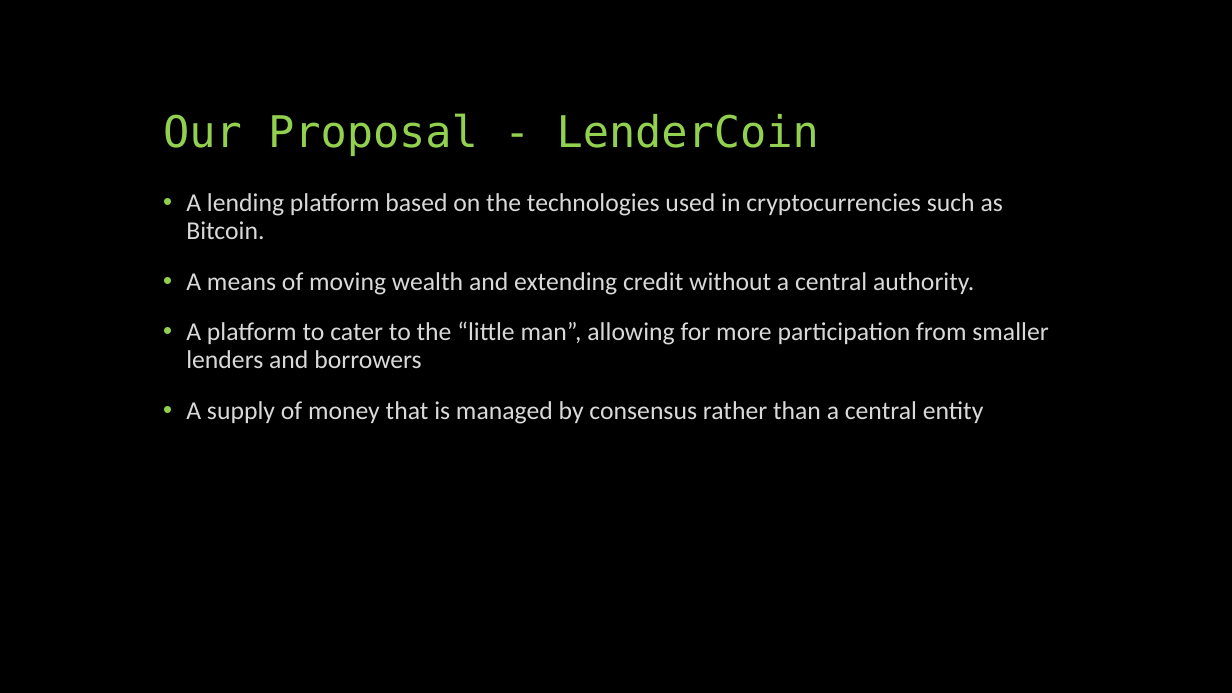
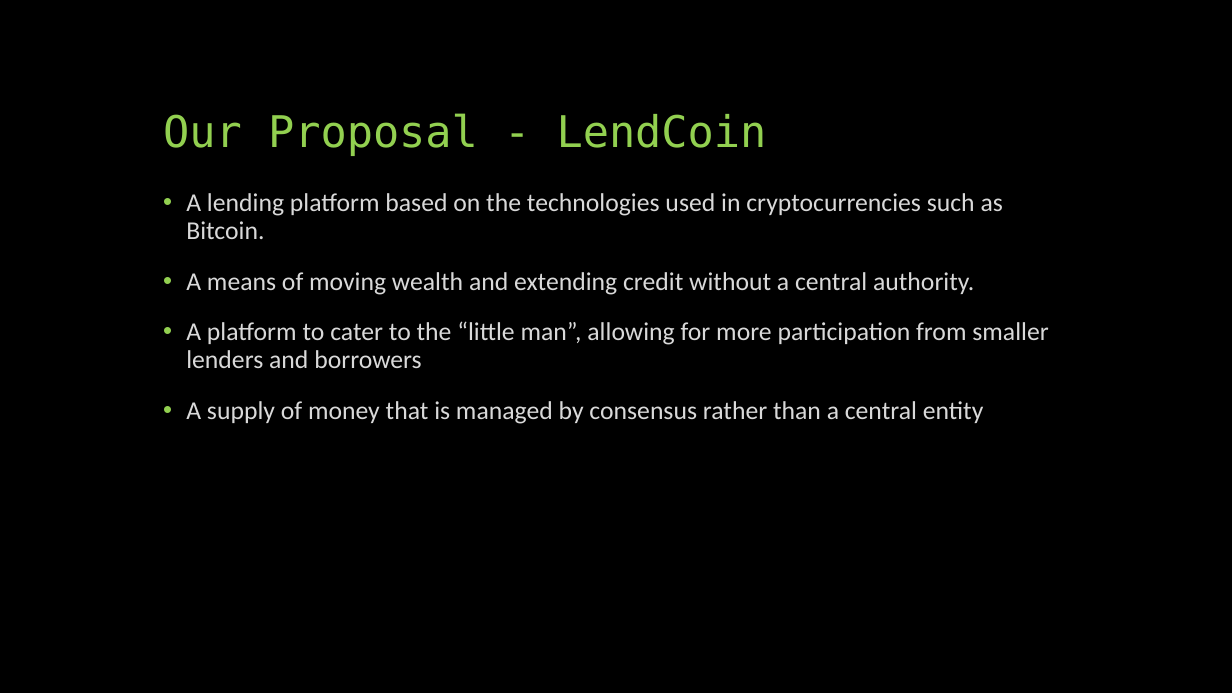
Before and after one commit to cowboy63/LendCoin, a slide deck: slide 3 of LendCoin.pptx. Drawn at 1232x693 pixels with LibreOffice and Linux fonts; fonts in the diff are those of the drawing. Boxes give left, top, right and bottom in pixels: in the first picture for what was removed or moved away, otherwise in the second. Text is boxed around its words. In the diff, an @@ line names an element or a change of style, - is before the commit and + after.

```diff
--- a/LendCoin.pptx
+++ b/LendCoin.pptx
@@ title at [163, 113, 767, 156]: text changed @@
-Our Proposal - LenderCoin
+Our Proposal - LendCoin
```
Also in this commit, not shown: 3 other slides changed.
